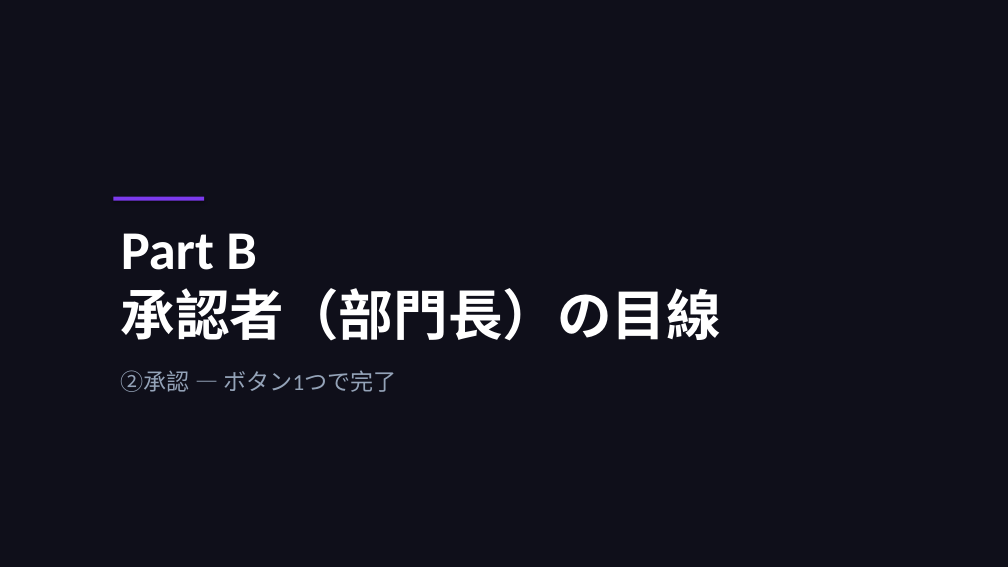
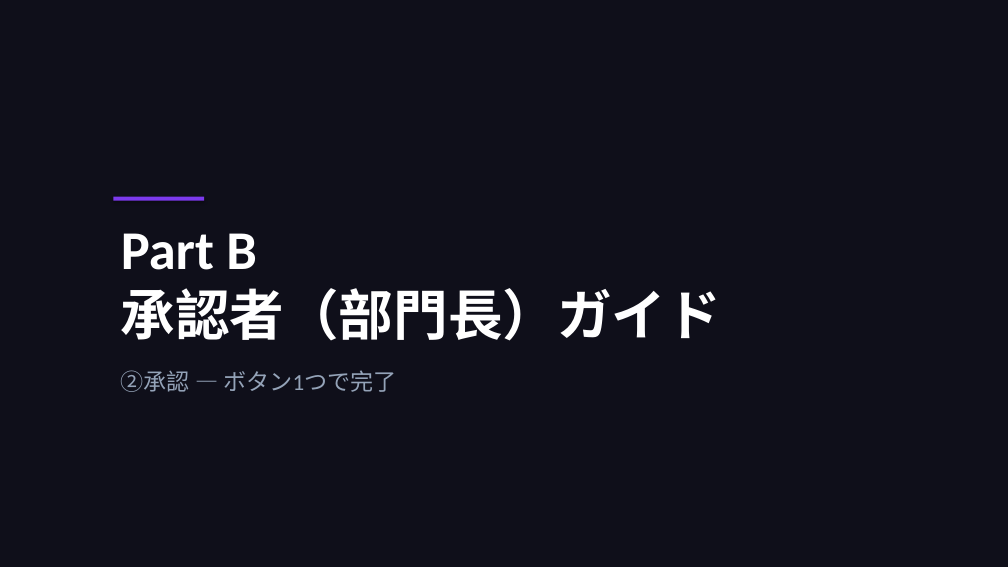
Before and after one commit to takeshiizawa123/next-procurement-poc, a slide deck: slide 28 of docs/user-manual.pptx (slide 20 before the commit). Drawn at 1008x567 pixels with LibreOffice and Linux fonts; fonts in the diff are those of the drawing. Boxes give left, top, right and bottom in pixels: in the first picture for what was removed or moved away, otherwise in the second. Text is boxed around its words. In the diff, an @@ line names an element or a change of style, - is before the commit and + after.

```diff
--- a/docs/user-manual.pptx
+++ b/docs/user-manual.pptx
@@ text at <box>121,233,721,341</box>: text changed @@
-Part B
-承認者（部門長）の目線
+Part B
+承認者（部門長）ガイド
```
Also in this commit, not shown: 9 other slides changed, 15 slides added, 1 other file.
